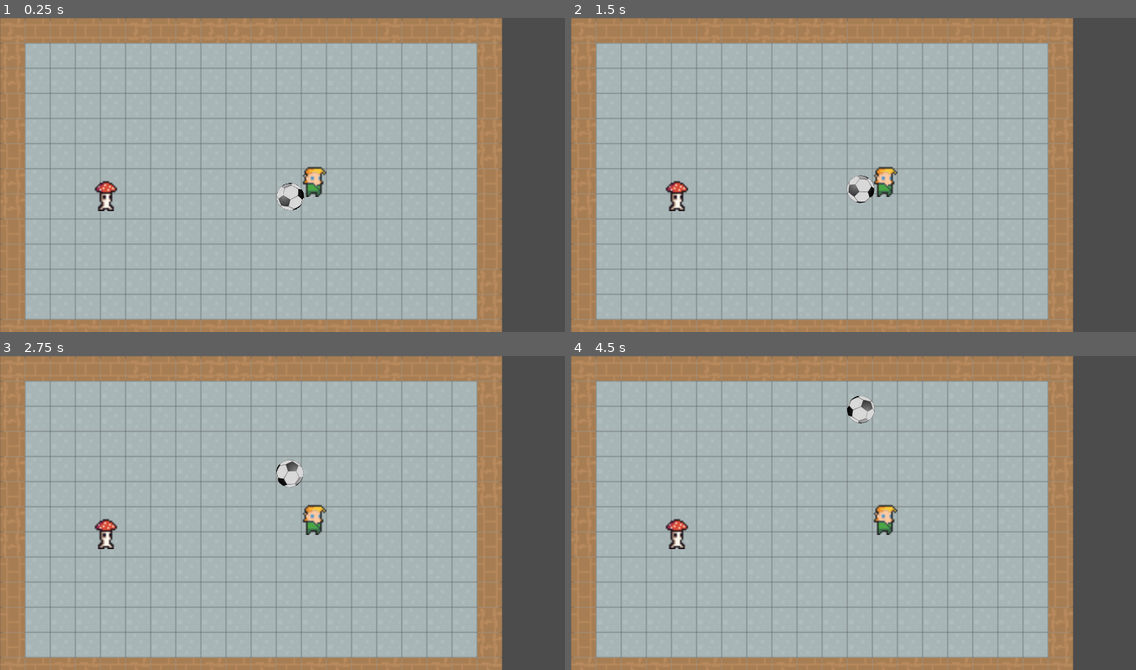
Above: before the commit, frames 1-4 (two rows, left to right).
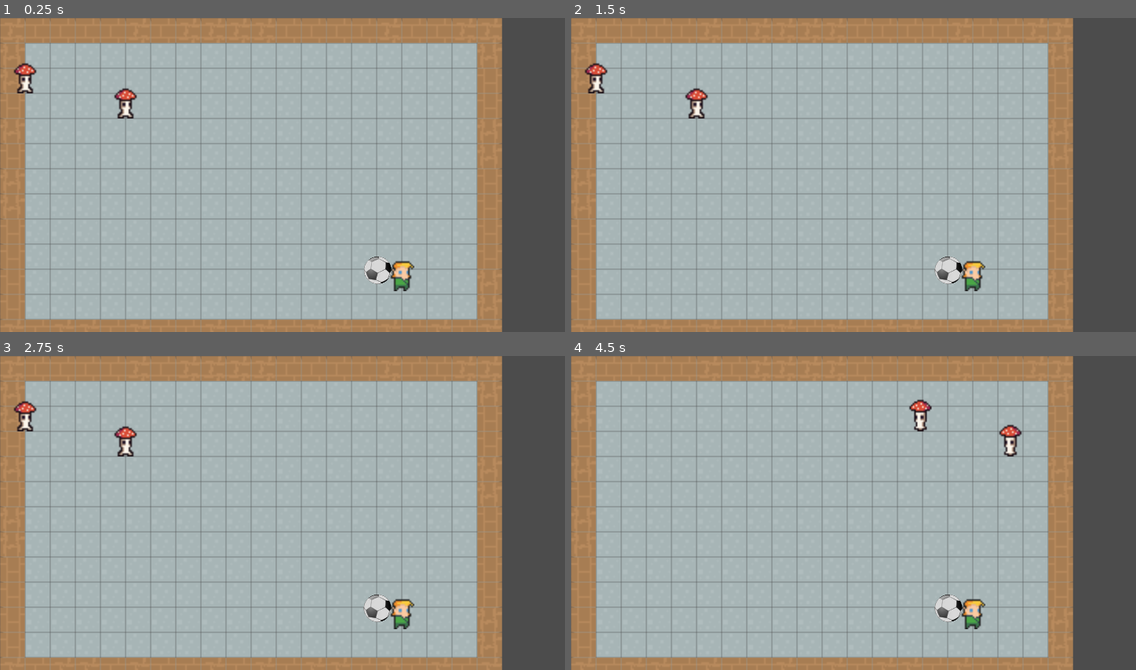
Above: after the commit, the same moments.

Repository: timruffles/7drl2021
Game: Godot game, scene res://scripts/KickProto.tscn
Same seed, same stepped clock (60 frames per second), same inputs: the game is played once before the commit and once after it. This scene is started directly instead of the project's main scene.
Inputs (mouse positions are in pixels of both pictures, inside the frame that each line leads up to):
- Up to frame 1 (0.25 s): no input
- Up to frame 2 (1.5 s): tap Enter at 0.5 s; drag from (887, 181) to (910, 105) at 0.52 s; click (830, 284) at 1.25 s, where only the run before the commit has a clickable "Kick!"
- Up to frame 3 (2.75 s): drag from (169, 528) to (254, 575) at 2.02 s
- Up to frame 4 (4.5 s): move the mouse to (910, 443) at 2.77 s; hold Right (ui_right) 2.78-3.5 s; drag from (825, 575) to (684, 465) at 3.52 s; move the mouse to (1023, 560) at 4.27 s; hold Left (ui_left) from 4.28 s (still down)

The runs differ from the first frame. In frame 1, 2.1% of the frame differs, in the area x 2-74%, y 14-87%; in frame 2, 2.1%; in frame 3, 2.1%; in frame 4, 2.1%.

Commit message:
wip

Diff:
--- a/scripts/KickGame.gd
+++ b/scripts/KickGame.gd
@@ -1,4 +1,6 @@
 extends Node2D
+
+const Mushroom = preload("res://npcs/Mushroom.tscn")
 
 const IDLE = "idle"
 const AIMING = "aiming"
@@ -6,15 +8,31 @@
 const RESOLVING = "resolving" # resolve player's moves
 const ENEMIES = "enemies" # enemies' turn
 
+# signals
+const ENEMY_MOVE_SIGNAL = "emove"
+
 var state_transitions = {}
 var state = IDLE
 var resolutionElapsed = 0
+var rules: Rules
+
+var enemyTurnState = EnemyTurnState.new()
+
+# the nodes for each enenmy
+var enemyNodes = {}
+
+const TILE_DIMENSIONS = 16
 
 func _ready():
 	$KickButton.visible = false
 	$Aimer.visible = false
 
-	Physics2DServer.set_active(false)
+	var entities = [
+		Rules.Entity.new("player", Vector2(16,10)),
+		Rules.Entity.new("enemy", Vector2(5,3)),
+		Rules.Entity.new("enemy", Vector2(1,2)),
+	]
+	rules = Rules.new(Rules.Level.new(18, 11, entities))
 
 	state_transitions = {
 		AIMING: {
@@ -32,6 +50,31 @@
 		},
 	}
 
+	_init_positions()
+
+	# after positioned, turn off physics
+	#Physics2DServer.set_active(false)
+
+func _init_positions():
+	var p = rules.entities_of_type("player")
+	assert(len(p) > 0, "no players!")
+
+	# current only handles first player
+	$Player.position = level_to_render_vec(p[0].position)
+
+	for e in rules.entities_of_type("enemy"):
+		var n = Mushroom.instance()
+		enemyNodes[e.id] = n
+		n.position = level_to_render_vec(e.position)
+		self.add_child(n)
+
+func level_to_render_vec(lvl: Vector2) -> Vector2:
+	# this needs to be updated when we change the rendering style
+	# wall width
+	return Vector2(lvl.x * TILE_DIMENSIONS, lvl.y * TILE_DIMENSIONS)
+
+
+
 func _input(event):
 	if event is InputEventMouseButton \
 	and event.button_index == BUTTON_LEFT \
@@ -47,7 +90,10 @@
 		resolutionElapsed += delta
 		var ball = $Ball.get_node("RigidBody2D")
 		# we're done if we've given the ball enough time and it's stopped moving
-		if resolutionElapsed > 0.5 and ball.linear_velocity.length() < 10:
+		# TODO research linear velocity
+		var lv = ball.linear_velocity.length()
+		if (resolutionElapsed > 0.5 and lv < 30) and\
+		   (resolutionElapsed > 2.5 and lv < 150 ): # taking too long!
 			enter_state(ENEMIES)
 
 func in_state(s):
@@ -56,7 +102,7 @@
 func enter_state(entering):
 	var exiting = state
 	state = entering
-	print("transitioning: ", exiting, " -> ", entering)
+
 	run_state_handler(exiting, "exit")
 	run_state_handler(entering, "enter")
 
@@ -66,6 +112,7 @@
 		fn.call_func()
 
 func on_enter_aiming():
+	$Aimer.position = $Player.position
 	$Aimer.visible = true
 
 func on_enter_confirming():
@@ -82,8 +129,32 @@
 	resolutionElapsed = 0
 
 func on_enter_enemies():
+	enemyTurnState = EnemyTurnState.new()
 	Physics2DServer.set_active(false)
-	pass
+
+	next_enemy_move()
+
+func next_enemy_move():
+	#var enemyMovePair = enemyTurnState.next()
+
+	var enemyMovePair = [1,Vector2(1,1)]
+	# enemy turn done
+	if not enemyMovePair:
+		enter_state(IDLE)
+		return
+
+	var enemyId = enemyMovePair[0]
+	var move = enemyMovePair[1]
+
+	var enemy = rules.entities[enemyId]
+	var node = enemyNodes[enemyId]
+
+	rules.apply_move(enemyId, move)
+
+	var tween = $Tween
+	tween.interpolate_property(node, "position",
+		node.position, level_to_render_vec(enemy.position), 0.5, Tween.TRANS_LINEAR, Tween.EASE_IN_OUT)
+	tween.start()
 
 func _on_KickButton_button_up():
 	enter_state(RESOLVING)
@@ -91,3 +162,13 @@
 func _on_Player_selected():
 	if in_state(IDLE):
 		enter_state(AIMING)
+
+# TODO move to Rules
+class EnemyTurnState:
+	var enemyIndex = 0
+	var enemy: Rules.Entity
+	# array of game vector pos
+	var moves: Array
+
+	func _init():
+		pass
--- a/scripts/KickProto.tscn
+++ b/scripts/KickProto.tscn
@@ -13,38 +13,9 @@
 [ext_resource path="res://assets/hero/elf_m_idle_anim_f0.png" type="Texture" id=11]
 [ext_resource path="res://scripts/KickPlayer.gd" type="Script" id=12]
 [ext_resource path="res://scripts/Aimer.gd" type="Script" id=13]
-[ext_resource path="res://assets/mushroom_med/NormalMushroom_Idle_1.png" type="Texture" id=14]
-[ext_resource path="res://assets/mushroom_med/NormalMushroom_Walk_1.png" type="Texture" id=15]
-[ext_resource path="res://assets/mushroom_med/NormalMushroom_Idle_3.png" type="Texture" id=16]
-[ext_resource path="res://assets/mushroom_med/NormalMushroom_Walk_3.png" type="Texture" id=17]
-[ext_resource path="res://assets/mushroom_med/NormalMushroom_Walk_4.png" type="Texture" id=18]
-[ext_resource path="res://assets/mushroom_med/NormalMushroom_Walk_2.png" type="Texture" id=19]
-[ext_resource path="res://assets/mushroom_med/NormalMushroom_Idle_2.png" type="Texture" id=20]
-[ext_resource path="res://assets/mushroom_med/NormalMushroom_Idle_4.png" type="Texture" id=21]
 [ext_resource path="res://scripts/KickGame.gd" type="Script" id=22]
 
-[sub_resource type="RectangleShape2D" id=1]
-extents = Vector2( 6.98052, 9.52416 )
-
-[sub_resource type="SpriteFrames" id=2]
-animations = [ {
-"frames": [ ExtResource( 15 ), ExtResource( 19 ), ExtResource( 17 ), ExtResource( 18 ) ],
-"loop": true,
-"name": "walk",
-"speed": 5.0
-}, {
-"frames": [  ],
-"loop": true,
-"name": "attack",
-"speed": 5.0
-}, {
-"frames": [ ExtResource( 14 ), ExtResource( 20 ), ExtResource( 16 ), ExtResource( 21 ) ],
-"loop": true,
-"name": "idle",
-"speed": 5.0
-} ]
-
-[sub_resource type="SpriteFrames" id=3]
+[sub_resource type="SpriteFrames" id=1]
 animations = [ {
 "frames": [ ExtResource( 6 ), ExtResource( 5 ), ExtResource( 4 ), ExtResource( 10 ) ],
 "loop": true,
@@ -62,7 +33,7 @@
 "speed": 5.0
 } ]
 
-[sub_resource type="RectangleShape2D" id=4]
+[sub_resource type="RectangleShape2D" id=2]
 extents = Vector2( 6.98052, 9.52416 )
 
 [node name="KickDungeon" type="Node2D"]
@@ -84,26 +55,13 @@
 "_editor_description_": ""
 }
 
-[node name="Mushroom" type="KinematicBody2D" parent="." groups=[
-"Foes",
-]]
-
-[node name="CollisionShape2D" type="CollisionShape2D" parent="Mushroom"]
-position = Vector2( 67.5, 111.287 )
-shape = SubResource( 1 )
-
-[node name="AnimatedSprite" type="AnimatedSprite" parent="Mushroom"]
-position = Vector2( 67.5, 107 )
-frames = SubResource( 2 )
-animation = "idle"
-
 [node name="Aimer" type="Node2D" parent="."]
 position = Vector2( 200, 100 )
 script = ExtResource( 13 )
 color = Color( 0.2, 0.976471, 0.301961, 1 )
 
 [node name="Ball" parent="." instance=ExtResource( 3 )]
-position = Vector2( 185, 113.75 )
+position = Vector2( 249.5, 160.5 )
 
 [node name="KickButton" type="Button" parent="."]
 margin_left = 115.0
@@ -122,12 +80,14 @@
 script = ExtResource( 12 )
 
 [node name="AnimatedSprite" type="AnimatedSprite" parent="Player"]
-frames = SubResource( 3 )
+frames = SubResource( 1 )
 animation = "idle"
 
 [node name="CollisionShape2D" type="CollisionShape2D" parent="Player"]
 position = Vector2( 0, 4.287 )
-shape = SubResource( 4 )
+shape = SubResource( 2 )
+
+[node name="Tween" type="Tween" parent="."]
 [connection signal="button_up" from="KickButton" to="." method="_on_KickButton_button_up"]
 [connection signal="input_event" from="Player" to="Player" method="_on_Player_input_event"]
 [connection signal="selected" from="Player" to="." method="_on_Player_selected"]
--- a/scripts/Rules.gd
+++ b/scripts/Rules.gd
@@ -6,14 +6,15 @@
 const ENEMY = "enemy"
 const PLAYER = "player"
 
+var level: Level
+var astar: AStar2D
+var entities = {}
 
-
-var level: Level
-var astar
+var _entityIdCounter = 0
 
 var example_level = Level.new(12, 10, [
-	{type = ENEMY, x = 2, y = 3, hp = 3, damage = 1 },
-	{type = PLAYER, x = 8, y = 9, hp = 10 },
+	{type = ENEMY, x = 2, y = 3 },
+	{type = PLAYER, x = 8, y = 9 },
 ])
 
 func _init(lvl):
@@ -21,27 +22,91 @@
 	level = lvl
 	if lvl == null:
 		level = example_level
+
+	# TODO think more about where to init these
+	entities = {}
+	for i in range(len(level.entities)):
+		var e = level.entities[i]
+		entities[i] = e
+		e.id = i
+
 	_generate_astar()
+
+
+func _update_astar():
+	# avoid routing through entities
+	for id in entities:
+		var e = entities[id]
+		astar.set_point_weight_scale(to_astar_id(e.position), INF)
 
 
 func _generate_astar():
 	astar = AStar2D.new()
 	astar.reserve_space(level.width * level.height)
+
+	# generate all points and connections to neighbours
 	for x in range(level.width):
 		for y in range(level.height):
-			astar.add_point()
+			var v = Vector2(x,y)
+			astar.add_point(to_astar_id(v), v)
+	for x in range(level.width):
+		for y in range(level.height):
+			var id = xy_to_astar_id(x,y)
+			for dx in range(-1, 2):
+				if x + dx < 0 or x + dx >= level.width:
+					continue
+				for dy in range(-1, 2):
+					if y + dy < 0 or y + dy >= level.height:
+						continue
+					astar.connect_points(id, xy_to_astar_id(x + dx, y + dy))
+
+func apply_move(eid, delta: Vector2):
+	# TODO reset astar weight at position (just regenerate as probably fast enough?)
+	var e = entities[eid]
+	e.position = e.position + delta
+
+func to_astar_id(v: Vector2):
+	return xy_to_astar_id(v.x, v.y)
+
+func xy_to_astar_id(x, y):
+	return 1 + x + y * level.width
 
 
-func enemy_hit(player):
-	pass
+# decides what foes will do
+func plan_enemy_moves(e):
+	var players = level.entities_of_type(PLAYER)
+	if len(players) == 0:
+		return []
 
-# decides what foes will do
-func plan_enemy_moves():
-	return []
+	var distances = []
+	for p in players:
+		var pp: Vector2 = p.position
+		distances.append([p, pp.distance_squared_to(e.position)])
+	distances.sort_custom(self, "sort_by_second_pair_el")
+
+	var p: Entity = distances[0][0]
+	return astar.get_point_path(to_astar_id(e.position), to_astar_id(p.position))
 
 
-func find_nearest_node(q):
-	pass
+func sort_by_second_pair_el(pair_a, pair_b):
+	return pair_a[1] < pair_b[1]
+
+func entities_of_type(t):
+	var op = []
+	for id in entities:
+		var e = entities[id]
+		if e.type == t:
+			op.append(e)
+	return op
+
+class Entity:
+	var position: Vector2
+	var type: String
+	var id: int
+
+	func _init(typ, pos):
+		position = pos
+		type = typ
 
 
 class Level:
--- a/scripts/Rules_test.gd
+++ b/scripts/Rules_test.gd
@@ -1,26 +1,12 @@
 extends "res://addons/gut/test.gd"
 
-# Declare member variables here. Examples:
-# var a = 2
-# var b = "text"
-
-
-# Called when the node enters the scene tree for the first time.
-func _ready():
-	pass # Replace with function body.
-
-
-# Called every frame. 'delta' is the elapsed time since the previous frame.
-#func _process(delta):
-#	pass
 
 func test_finds_closest_player():
-
-
+	# second player is way closer (x distances are visually much smaller than y)
 	var level = to_level(12, """
 	   e    p
 
-	  p
+	   p
 	""", {
 		e = {
 			type = "enemy"
@@ -31,11 +17,9 @@
 	})
 
 	var rules = Rules.new(level)
-	print(rules.plan_enemy_moves())
 
-	var moves = [
-		[]
-	]
+	var e = rules.entities_of_type("enemy")[0]
+	assert_eq_deep(rules.plan_enemy_moves(e), PoolVector2Array([Vector2(3,0), Vector2(3,1), Vector2(3,2)]))
 
 func to_level(width, as_string, entities):
 	var lines = remove_text_indent(as_string)
@@ -49,11 +33,8 @@
 				continue
 			var e = entities.get(c, false)
 			assert_not_typeof(e, TYPE_BOOL, "unknown entity ID %s, available %s" % [c, entities.keys()])
-			e = e.duplicate(true)
-			e["x"] = x
-			e["y"] = y
-			output.append(e)
-	return output
+			output.append(Rules.Entity.new(e["type"], Vector2(x,y)))
+	return Rules.Level.new(width, len(lines), output)
 
 
 # levels should always start with "\n" and end with "\t\n"
--- a/scripts/Tests.tscn
+++ b/scripts/Tests.tscn
@@ -2,9 +2,7 @@
 
 [ext_resource path="res://addons/gut/plugin_control.gd" type="Script" id=1]
 
-[node name="Node2D" type="Node2D"]
-
-[node name="Gut" type="Control" parent="."]
+[node name="Gut" type="Control"]
 margin_right = 740.0
 margin_bottom = 250.0
 rect_min_size = Vector2( 740, 250 )
--- /dev/null
+++ b/scripts/thing.tscn
@@ -0,0 +1,3 @@
+[gd_scene format=2]
+
+[node name="Spatial" type="Spatial"]
Not shown: 3 places in npcs/Mushroom.tscn that only renumber resources
Not shown: 1 places in scripts/KickProto.tscn that only renumber resources
